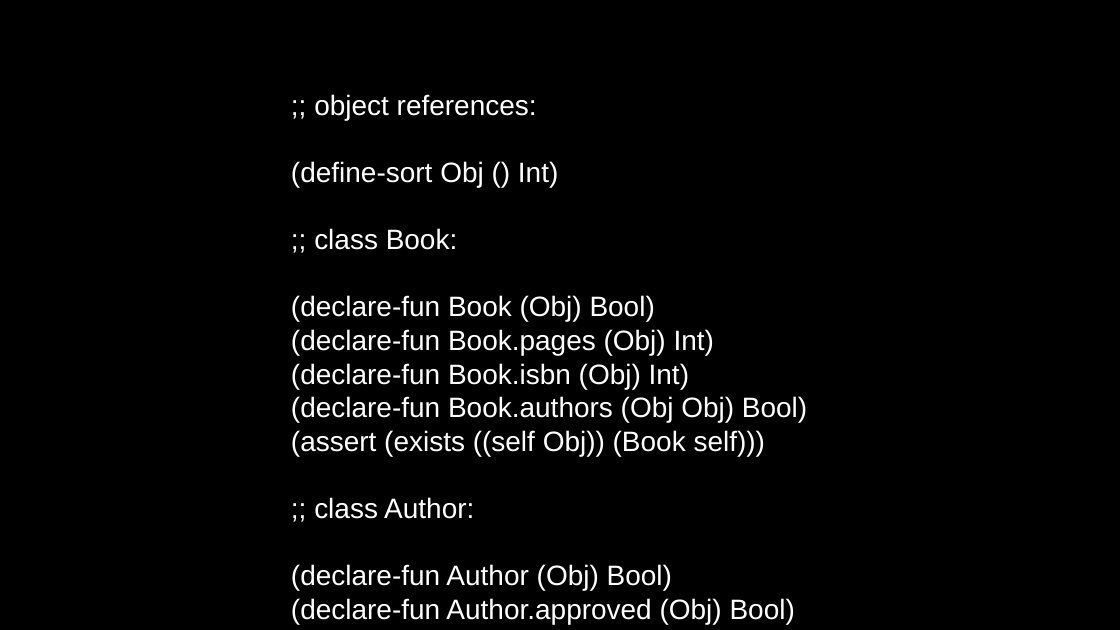
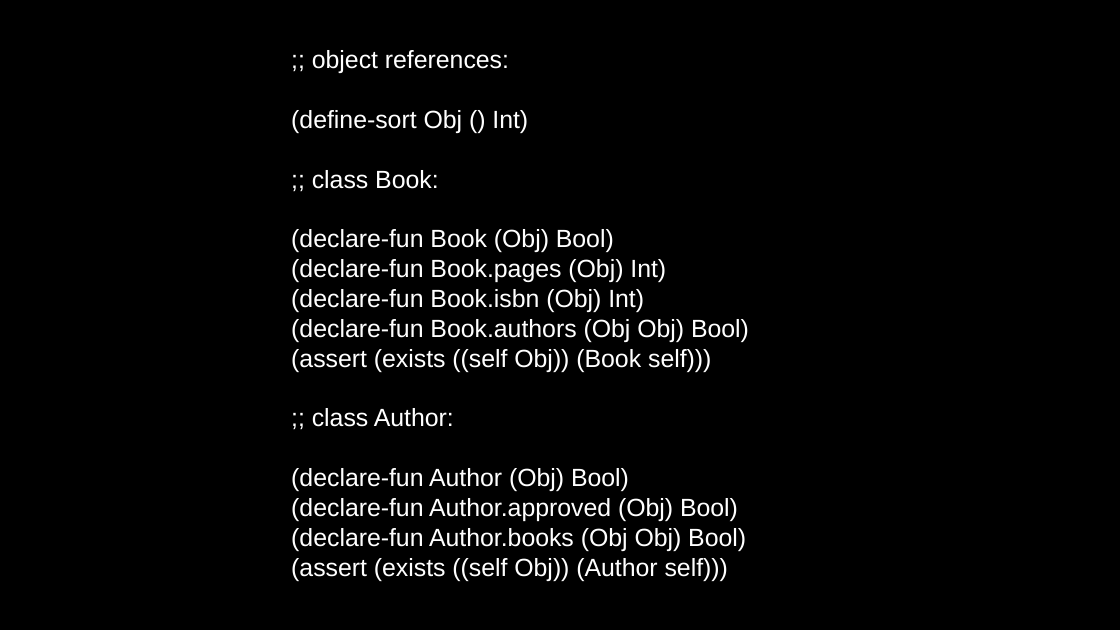
Before and after one commit to Open-MBEE/klang, a slide deck: slide 13 of presentations/LanguageStudy.pptx. Drawn at 1120x630 pixels with LibreOffice and Linux fonts; fonts in the diff are those of the drawing; background and template pictures are left out. Boxes give left, top, right and bottom in pixels: in the first picture for what was removed or moved away, otherwise in the second. Text is boxed around its words. In the diff, an @@ line names an element or a change of style, - is before the commit and + after.

```diff
--- a/presentations/LanguageStudy.pptx
+++ b/presentations/LanguageStudy.pptx
@@ text ";; object references:": place and size @@
-text ";; object references:" at [291,94,807,624]
+text ";; object references:" at [291,50,749,581]
@@ text ";; object references:" at [291,50,749,581]: size 18 to 16 pt @@
```
Also in this commit, not shown: 15 other slides changed, 2 slides added, 2 slides removed.
